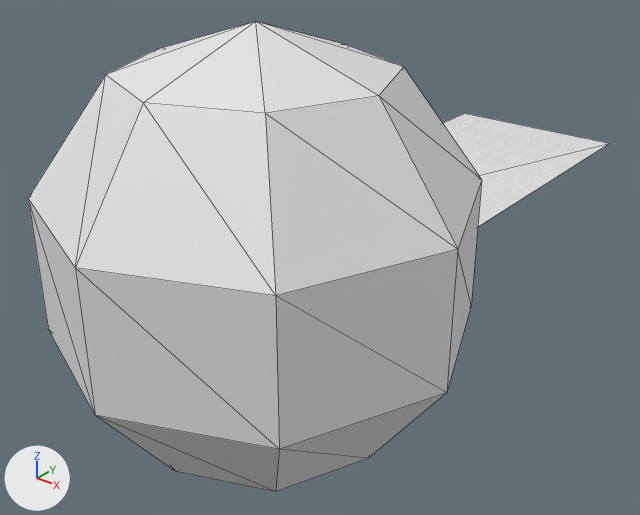
The glTF model src/assets/scene/section_3.glb, before and after one commit.
One viewpoint serves both versions: a 50 mm camera at (72.6, -78.6, 51.3) aimed at (-3.9, 17.1, -8.0). Arrows for +X, +Y and +Z are at lower left; the lights stay in place. Mesh edges are drawn as thin lines on the coarser meshes. Where no turn or scale is listed for an object, it has been applied to the vertices.

The older version as bpy lines, for what is in view:
```python
me_plane = bpy.data.meshes.new('Plane')
me_plane.from_pydata(...)  # 4 vertices, 2 faces; spans x -15.6..15.6, y -4.8..84.2, z 0.0
me_plane.materials.append(mat_ground)
me_sphere = bpy.data.meshes.new('Sphere')
me_sphere.from_pydata(...)  # a UV sphere (8 segments, 5 rings, poles along z) spanning x -29.1..29.1, y -29.1..29.1, z -30.6..30.6
ob_bg = bpy.data.objects.new('BG', me_sphere)
ob_bg.location = (0.0, 0.0, 0.0)
ob_ground = bpy.data.objects.new('Ground', me_plane)
ob_ground.location = (0.0, -4.6, -2.0)
```
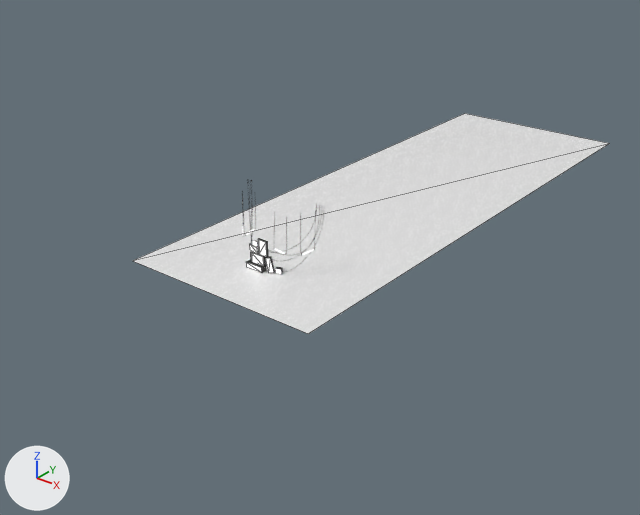
The newer file is also turned or shifted as a whole; pictures and numbers use the older file's frame.

Diff of the bpy script that builds the scene:
```diff
--- a/src/assets/scene/section_3.glb.py
+++ b/src/assets/scene/section_3.glb.py
@@ ob_bg @@
-ob_bg = bpy.data.objects.new('BG', me_sphere)
-ob_bg.location = (0.0, 0.0, 0.0)
```

Pixel boxes (x1, y1, x2, y2) of what changed, in the pictures (640 x 515 px):
'BG', deleted
    before: (28, 21, 482, 492)
'Ground', unchanged, uncovered by the edit
    before: (443, 113, 610, 226)
    after: (133, 113, 610, 334)
